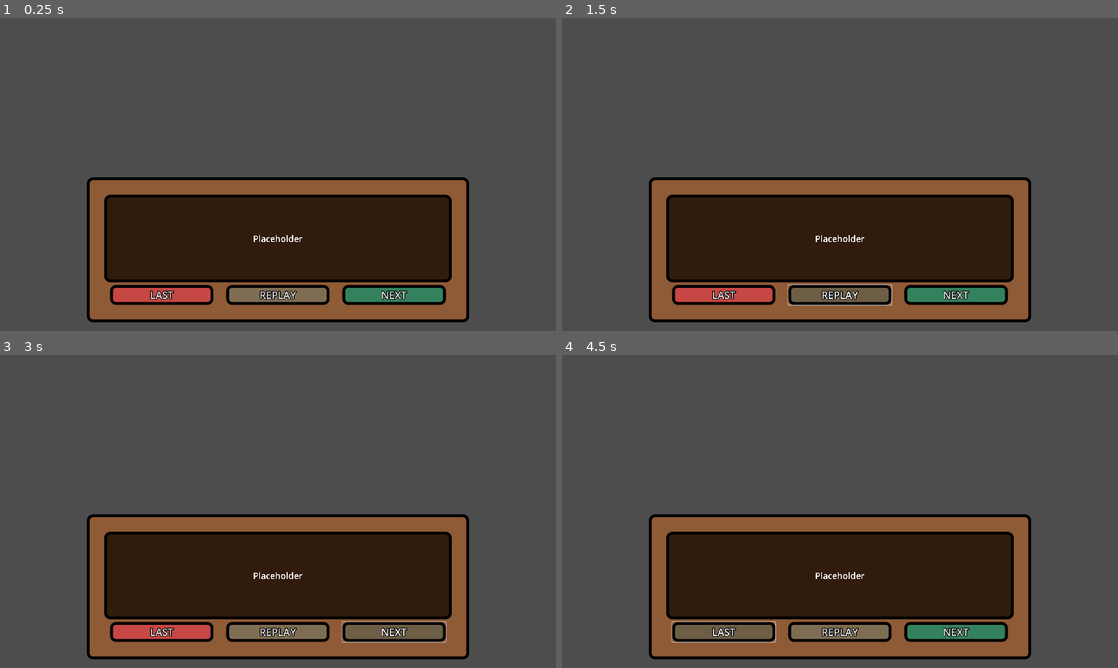
Above: before the commit, frames 1-4 (two rows, left to right).
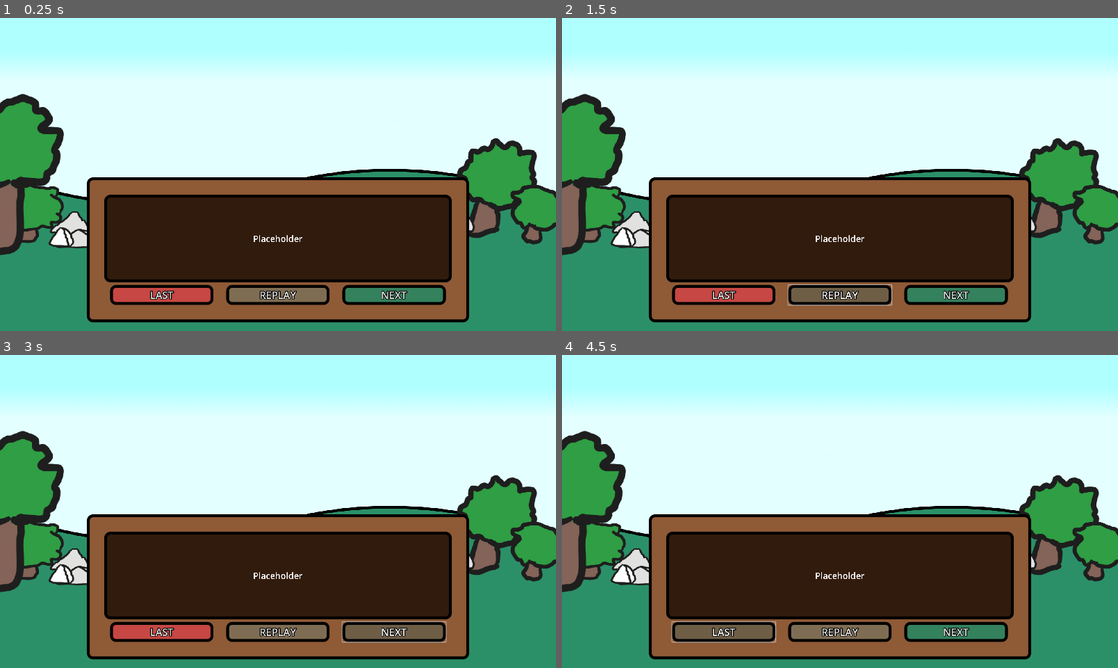
Above: after the commit, the same moments.

Repository: PolTwice/ProjectTanisi
Game: Godot game, scene res://GenericScenes/StoryScene/StoryScene.tscn
The game is run twice, just before and just after one commit, with the same random seed, the same clock (stepped at 60 frames per second) and the same inputs. This scene is started directly instead of the project's main scene.
Inputs:
- Up to frame 1 (0.25 s): no input
- Up to frame 2 (1.5 s): click "REPLAY" at 0.5 s; click "REPLAY" at 1.25 s
- Up to frame 3 (3 s): click "REPLAY" at 2 s; click "NEXT" at 2.75 s
- Up to frame 4 (4.5 s): click "NEXT" at 3.5 s; click "LAST" at 4.25 s

The runs differ from the first frame. In frame 1, 68% of the frame differs, in the area x 0-100%, y 0-100%; in frame 2, 68%; in frame 3, 68%; in frame 4, 68%.
Error after the commit: Parse Error: Unexpected "?" in source. If you want a ternary operator, use "truthy_value if true_condition else falsy_value". (res://GenericScenes/StoryScene/S…

Commit message:
Adjusting script for textbox script.

Diff:
--- a/GenericScenes/StoryScene/StoryScene.tscn
+++ b/GenericScenes/StoryScene/StoryScene.tscn
@@ -1,7 +1,8 @@
-[gd_scene load_steps=10 format=3 uid="uid://badg536ucu3cf"]
+[gd_scene load_steps=11 format=3 uid="uid://badg536ucu3cf"]
 
 [ext_resource type="Script" uid="uid://dppl08ywqbbmi" path="res://GenericScenes/StoryScene/StorySceneScript.gd" id="1_opd5b"]
 [ext_resource type="Script" uid="uid://c8oqnnpgkao8a" path="res://GenericScenes/StoryScene/StoryTextBoxScript.gd" id="2_88qh8"]
+[ext_resource type="Texture2D" uid="uid://cljamduldes7g" path="res://ChapterOne/BearLesson/assets/visuals/Backgrounds/BG.png" id="2_b1owf"]
 [ext_resource type="Theme" uid="uid://c7ov3td0u36sq" path="res://GenericScenes/Themes/GenericTextBox.tres" id="3_b1owf"]
 [ext_resource type="Theme" uid="uid://byi38q23oj3ta" path="res://GenericScenes/Themes/ButtonTheme.tres" id="4_7b4nj"]
 
@@ -73,6 +74,7 @@
 anchor_bottom = 1.0
 grow_horizontal = 2
 grow_vertical = 2
+texture = ExtResource("2_b1owf")
 expand_mode = 3
 
 [node name="Animation" type="AnimatedSprite2D" parent="Animation"]
--- a/GenericScenes/StoryScene/StoryTextBoxScript.gd
+++ b/GenericScenes/StoryScene/StoryTextBoxScript.gd
@@ -1 +1,106 @@
 extends Control
+
+# The full text to show
+@export var base_text: String = ""
+
+# List of words to highlight and make clickable
+# Each entry: {"word": "Photosynthesis", "id": "photosynthesis", "color": "#FFD54F", "underline": true, "case_sensitive": false}
+@export var highlights: Array[Dictionary] = []
+
+# Optional: if true, only replace whole-word matches
+@export var whole_words_only: bool = true
+
+# Signal you can listen to from outside
+signal link_clicked(id: String)
+
+@onready var label: RichTextLabel = %Label
+
+func _ready() -> void:
+	_build_bbcode()
+	# Enable mouse if needed
+	label.scroll_active = false
+	label.fit_content = true
+
+	# Connect click/hover signals for meta (url) segments
+	label.meta_clicked.connect(_on_meta_clicked)
+	label.meta_hover_started.connect(_on_meta_hover_started)
+	label.meta_hover_ended.connect(_on_meta_hover_ended)
+
+func _build_bbcode() -> void:
+	# Start from a safe, BBCode-escaped version of your text
+	var text := _escape_bbcode(base_text)
+
+	# For multiple words, replace from longest to shortest to avoid nested partial replacements
+	var items := highlights.duplicate()
+	items.sort_custom(func(a, b): return (a.get("word","").length() > b.get("word","").length()))
+
+	for item in items:
+		var word: String = item.get("word", "")
+		if word.is_empty():
+			continue
+		var id: String = item.get("id", word)  # meta value
+		var color: String = item.get("color", "#00A2FF")
+		var underline: bool = item.get("underline", true)
+		var case_sensitive: bool = item.get("case_sensitive", false)
+
+		# Build the BBCode wrapper for this word
+		var open_tag := "[url=%s]" % id
+		var style_tag := "[color=%s]" % color
+		var underline_open := underline ? "[u]" : ""
+		var underline_close := underline ? "[/u]" : ""
+		var close_tag := "[/color][/url]"
+
+		# Create a regex for finding the word
+		var pattern := word
+		if whole_words_only:
+			# Add word boundaries (Unicode friendly behavior may vary)
+			pattern = "\\b" + RegEx.escape(pattern) + "\\b"
+		else:
+			pattern = RegEx.escape(pattern)
+
+		var rx := RegEx.new()
+		var err := rx.compile(pattern, case_sensitive ? 0 : RegEx.UNICODE | RegEx.IGNORE_CASE)
+		if err != OK:
+			push_warning("Regex compile failed for word: %s" % word)
+			continue
+
+		# Replace matches with styled clickable BBCode
+		# Use a callback replace to preserve original case in the match
+		text = _regex_replace_with_callback(rx, text, func(m: RegExMatch) -> String:
+			var matched := m.get_string()
+			return "%s%s%s%s%s" % [open_tag, style_tag, underline_open, matched, underline_close + close_tag]
+		)
+
+	label.bbcode_enabled = true
+	label.text = ""        # clear raw text
+	label.bbcode_text = text
+
+func _on_meta_clicked(meta):
+	# Forward a clean signal to parent/consumers
+	link_clicked.emit(str(meta))
+
+func _on_meta_hover_started(meta):
+	# Optional: show cursor change or tooltip
+	label.mouse_default_cursor_shape = Control.CURSOR_POINTING_HAND
+
+func _on_meta_hover_ended(meta):
+	label.mouse_default_cursor_shape = Control.CURSOR_ARROW
+
+# --- Helpers ---
+
+func _escape_bbcode(s: String) -> String:
+	# Minimal escape for brackets so literal [ ] don't turn into tags.
+	# (Godot 4.5 doesn’t expose a built-in full BBCode escape; this works for most cases.)
+	return s.replace("[", "\\[").replace("]", "\\]")
+
+func _regex_replace_with_callback(rx: RegEx, input: String, cb: Callable) -> String:
+	var result := ""
+	var last_end := 0
+	for match in rx.search_all(input):
+		var start := match.get_start(0)
+		var end := match.get_end(0)
+		result += input.substr(last_end, start - last_end)
+		result += cb.call(match)
+		last_end = end
+	result += input.substr(last_end)
+	return result
